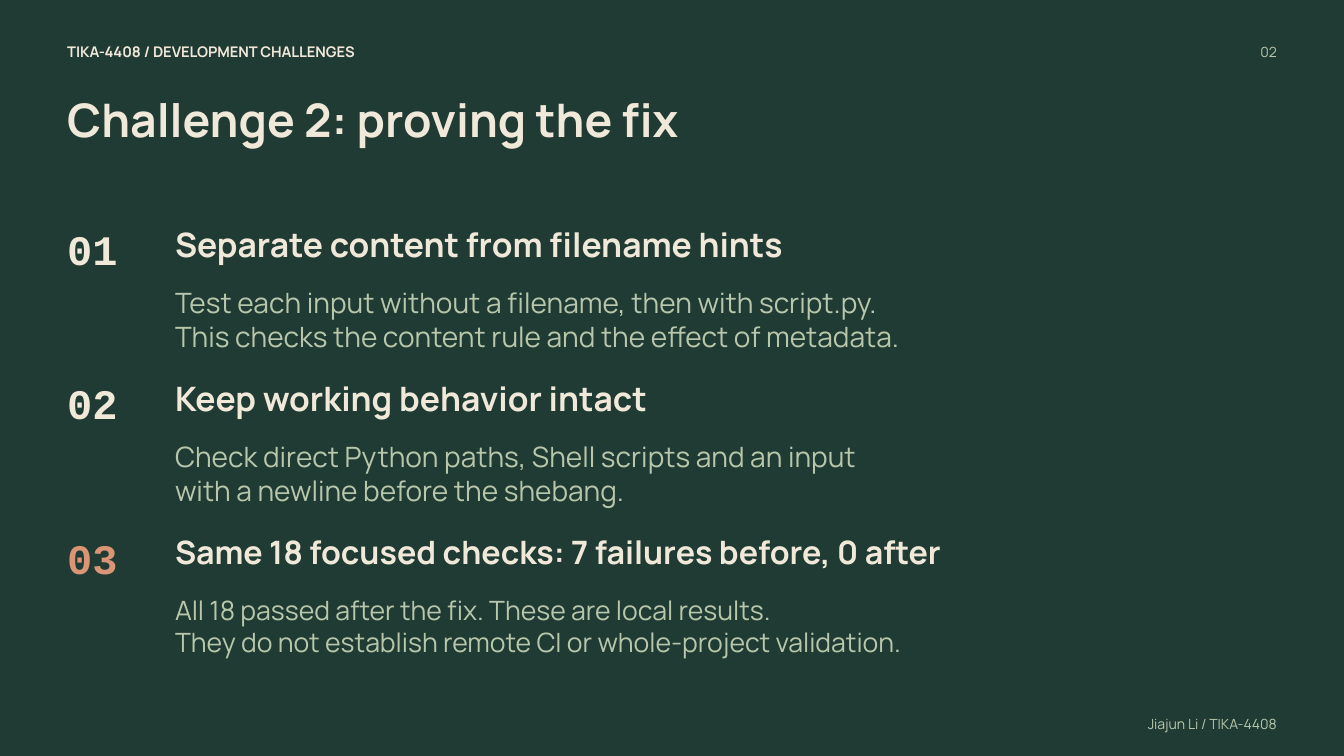
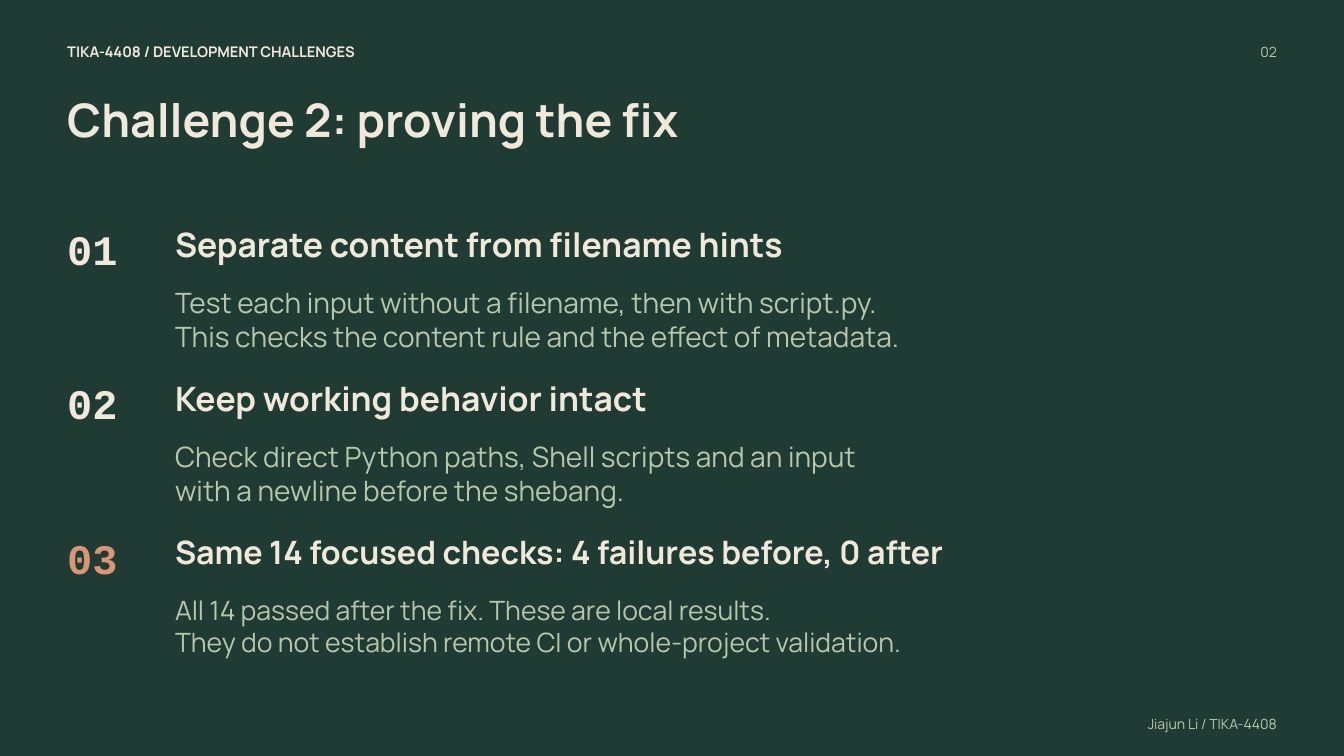
Before and after one commit to u8026876/comp2120-gyg-a5, a slide deck: slide 2 of presentation/Jiajun-TIKA-4408-section.pptx. Drawn at 1344x756 pixels with LibreOffice and Linux fonts; fonts in the diff are those of the drawing. Boxes give left, top, right and bottom in pixels: in the first picture for what was removed or moved away, otherwise in the second. Text is boxed around its words. In the diff, an @@ line names an element or a change of style, - is before the commit and + after.

```diff
--- a/presentation/Jiajun-TIKA-4408-section.pptx
+++ b/presentation/Jiajun-TIKA-4408-section.pptx
@@ text at [175, 540, 943, 568]: text changed @@
-Same 18 focused checks: 7 failures before, 0 after
+Same 14 focused checks: 4 failures before, 0 after
@@ text at [175, 600, 771, 627]: text changed @@
-All 18 passed after the fix. These are local results.
+All 14 passed after the fix. These are local results.
```
Also in this commit, not shown: 2 other slides changed, 1 other file.
